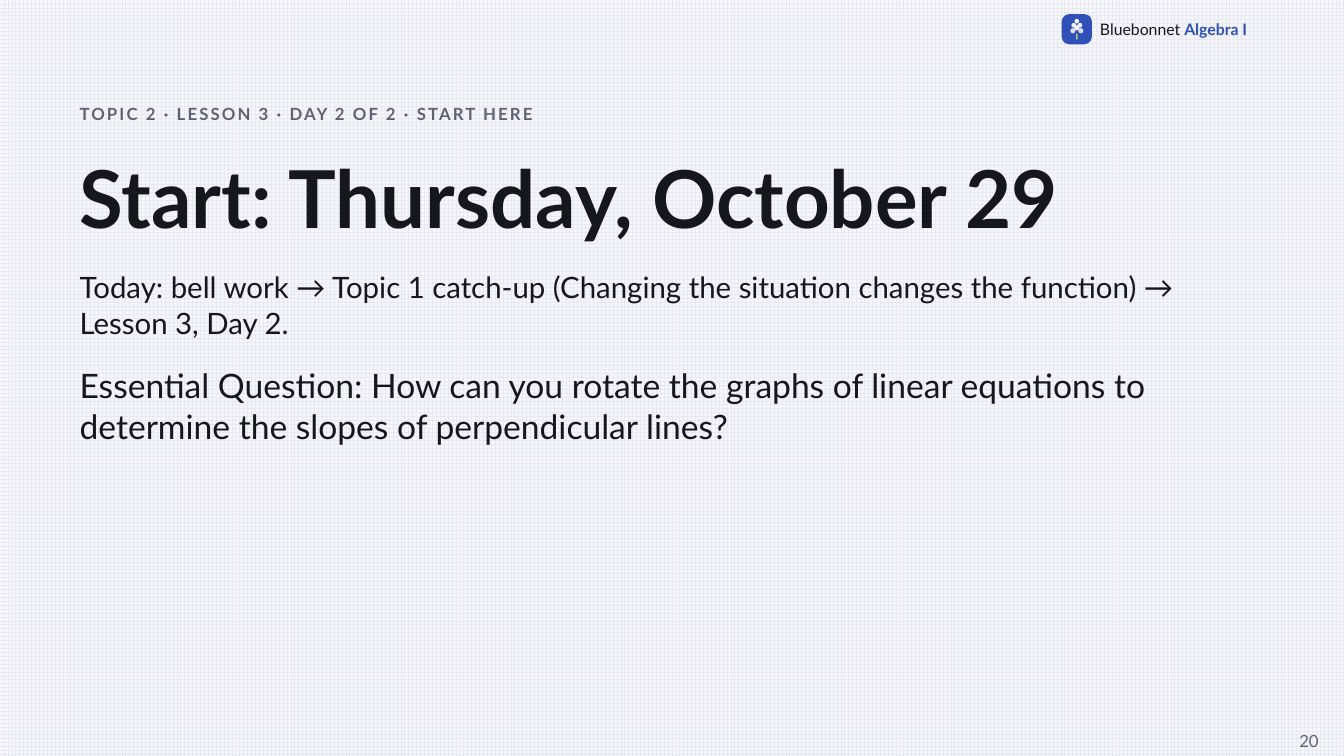
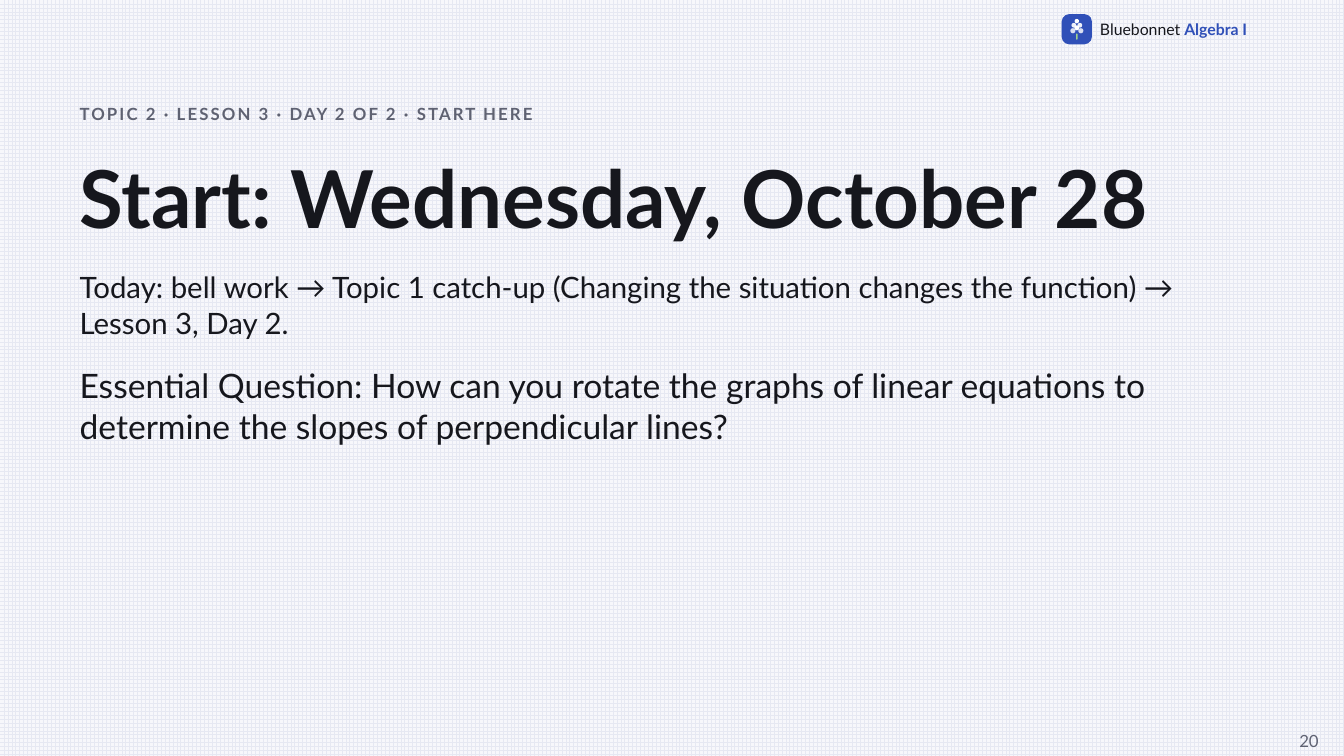
Before and after one commit to Apolloat2022/Algebra1M2U1L4, a slide deck: slide 20 of Section 504/t2-lesson3-perpendicular-slopes-504-catchup.pptx. Drawn at 1344x756 pixels with LibreOffice and Linux fonts; fonts in the diff are those of the drawing. Boxes give left, top, right and bottom in pixels: in the first picture for what was removed or moved away, otherwise in the second. Text is boxed around its words. In the diff, an @@ line names an element or a change of style, - is before the commit and + after.

```diff
--- a/Section 504/t2-lesson3-perpendicular-slopes-504-catchup.pptx
+++ b/Section 504/t2-lesson3-perpendicular-slopes-504-catchup.pptx
@@ text at (80,168,1148,242): text changed @@
-Start: Thursday, October 29
+Start: Wednesday, October 28
```
Also in this commit, not shown: 8 other slides changed, 40 other files.
